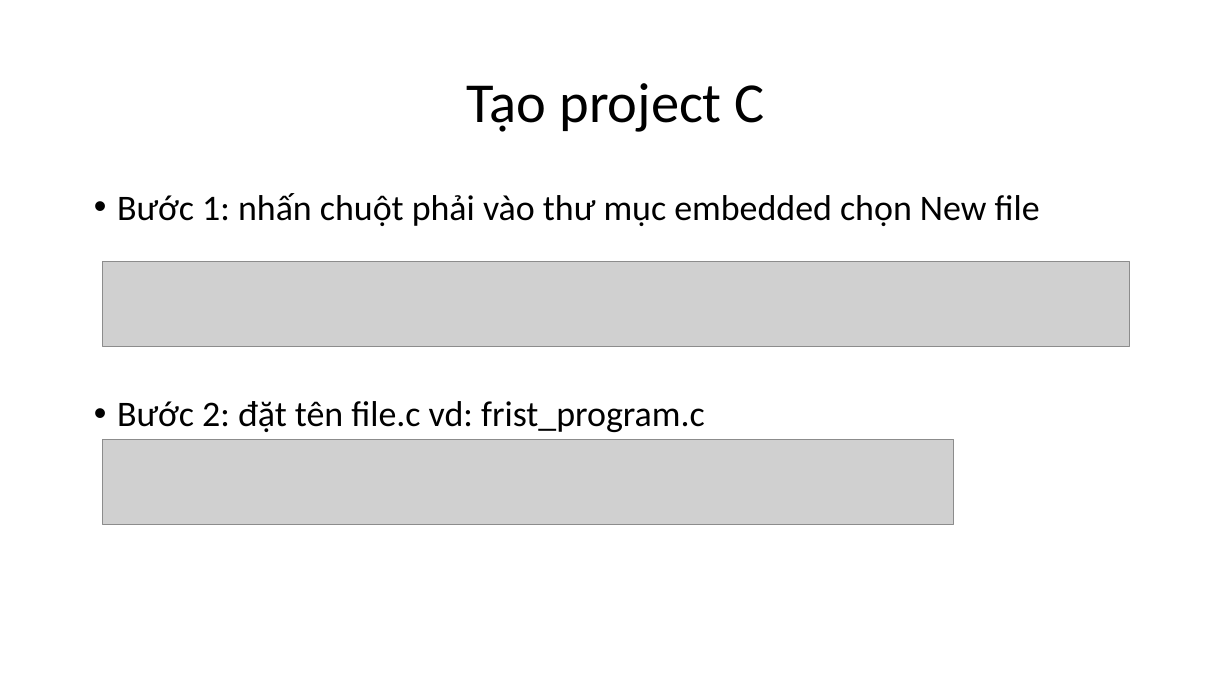
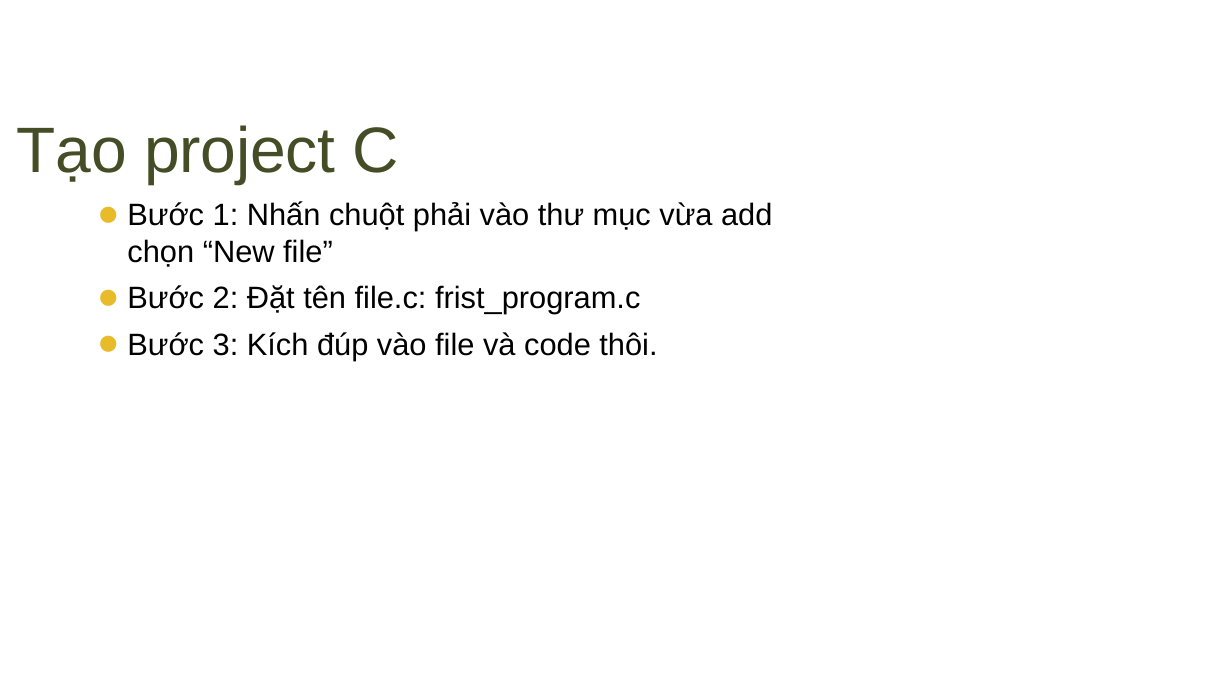
Before and after one commit to daydien12/Trainning_C, a slide deck: slide 12 of Day_1/Buổi 1.pptx (slide 11 before the commit). Drawn at 1232x693 pixels with LibreOffice and Linux fonts; fonts in the diff are those of the drawing; grey boxes stand for pictures; background and template pictures are left out. Boxes give left, top, right and bottom in pixels: in the first picture for what was removed or moved away, otherwise in the second. Text is boxed around its words. In the diff, an @@ line names an element or a change of style, - is before the commit and + after.

```diff
--- a/Day_1/Buổi 1.pptx
+++ b/Day_1/Buổi 1.pptx
@@ title "Tạo project C": place and size @@
-title "Tạo project C" at [467,83,765,132]
+title "Tạo project C" at [17,125,399,184]
@@ title "Tạo project C" at [17,125,399,184]: size 44 to 50 pt, font Calibri to Arial, text colour #000000 to #444D25, letter spacing 0 to -0.2 pt; alignment centre to left; indent changed; line spacing 0.9 to 1; more space between paragraphs; vertical alignment middle to top @@
@@ text at [127,201,772,360]: text changed; size 28 to 24 pt; font Calibri to Arial @@
-• Bước 1: nhấn chuột phải vào thư mục embedded chọn New file
-• Bước 2: đặt tên file.c vd: frist_program.c
+⚫ Bước 1: Nhấn chuột phải vào thư mục vừa add chọn “New file”
+⚫ Bước 2: Đặt tên file.c: frist_program.c
+⚫ Bước 3: Kích đúp vào file và code thôi.
@@ picture removed at [103,262,1129,347] @@
@@ picture removed at [103,439,954,524] @@
```
Also in this commit, not shown: 32 other slides changed, 6 slides added, 4 slides removed, 19 other files.
